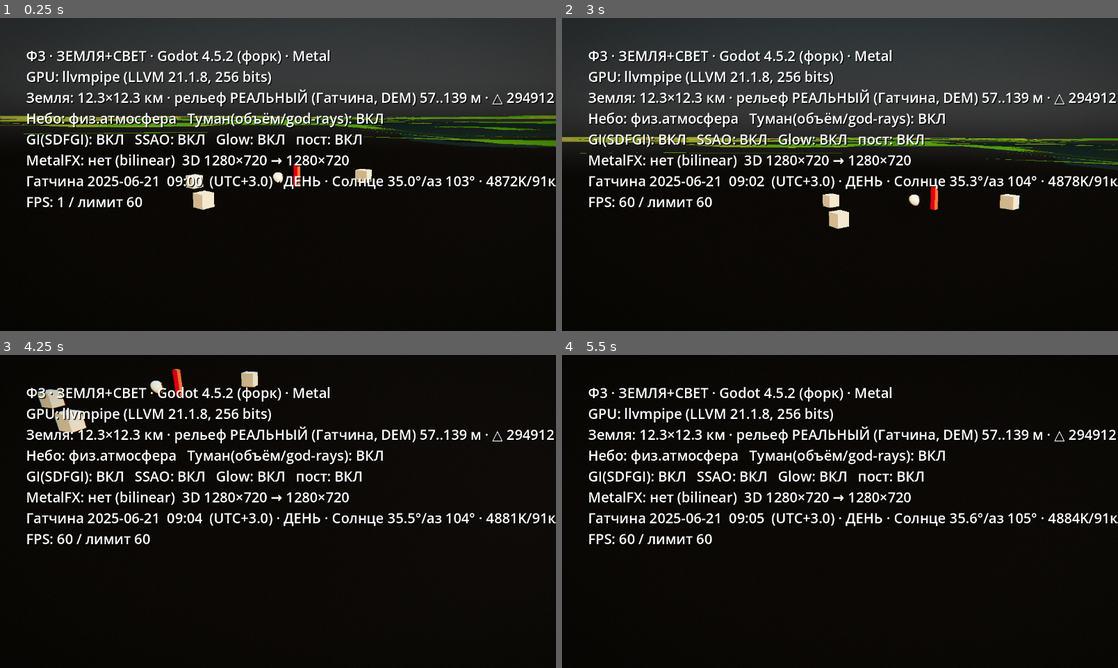
Above: before the commit, frames 1-4 (two rows, left to right).
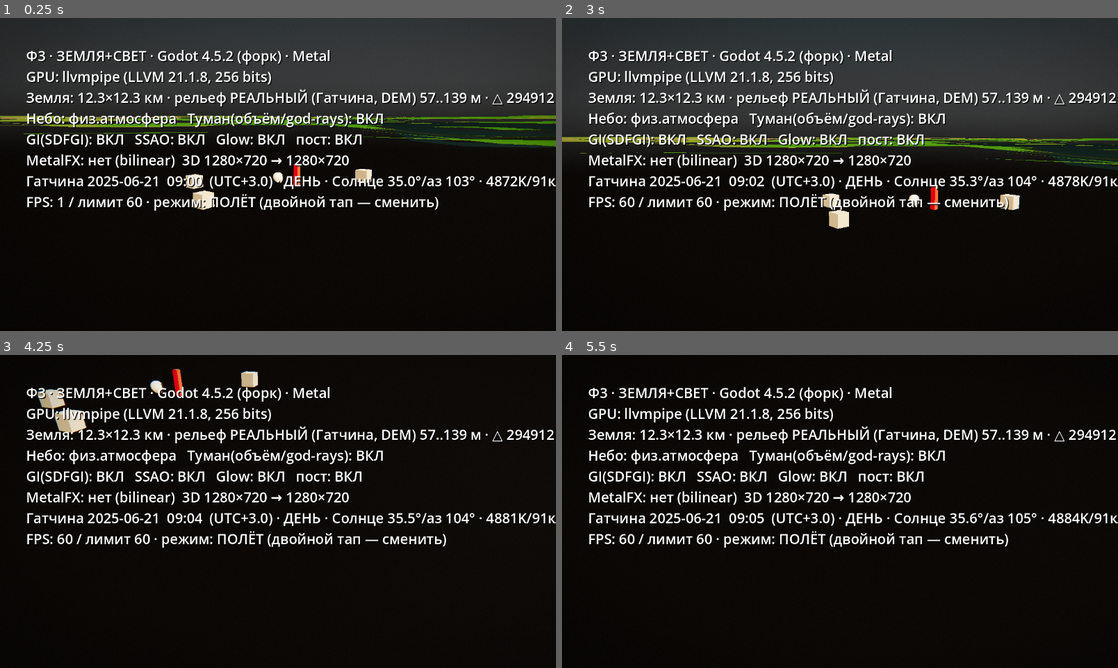
Above: after the commit, the same moments.

Repository: B760m670/mmorpg3dnew
Game: Godot game, scene res://scenes/light_stage.tscn
The game is run twice, just before and just after one commit, with the same random seed, the same clock (stepped at 60 frames per second) and the same inputs.
Inputs (mouse positions are in pixels of both pictures, inside the frame that each line leads up to):
- Up to frame 1 (0.25 s): no input
- Up to frame 2 (3 s): move the mouse to (962, 158) at 0.52 s; click (962, 158) at 0.67 s; drag from (728, 190) to (812, 237) at 1.27 s; tap Enter at 2 s; move the mouse to (895, 105) at 2.02 s; click (895, 105) at 2.17 s; drag from (812, 237) to (673, 127) at 2.77 s
- Up to frame 3 (4.25 s): tap Space at 3.5 s; move the mouse to (444, 558) at 3.52 s; click (444, 558) at 3.67 s
- Up to frame 4 (5.5 s): tap Enter at 4.25 s; drag from (673, 464) to (756, 433) at 4.27 s; move the mouse to (867, 511) at 5.02 s; click (867, 511) at 5.17 s

The runs differ from the first frame. In frame 1, 0.8% of the frame differs, in the area x 26-79%, y 56-62%; in frame 2, 0.8%, in the area x 27-81%, y 56-62%; in frame 3, 0.8%; in frame 4, 0.8%.

Commit message:
Режим пешехода: мир глазами жителя (двойной тап полёт↔пешеход)
Первое погружение — то, ради чего мир строится: пользователь не наблюдает
сверху, а входит жителем. FreeCamera теперь два режима:
- ПОЛЁТ (стройка/инспекция) — как было;
- ПЕШЕХОД: глаза 1.7 м, левая половина экрана — виртуальный стик движения
  (дальше потянул — быстрее, до бега 6.5 м/с), правая — взгляд без инверсии,
  ноги держит реальный рельеф (плавно по склонам).
Переключение двойным тапом, без кнопок и меню. При выходе в полёт камера
поднимается на 25 м, чтобы не стартовать «в траве». HUD показывает режим.

Co-Authored-By: Claude Fable 5 <noreply@anthropic.com>
Claude-Session: https://claude.ai/code/session_011pJt8xA6v8KEwtPnSYGg9D

Diff:
--- a/game2/scripts/world/free_camera.gd
+++ b/game2/scripts/world/free_camera.gd
@@ -1,25 +1,29 @@
 class_name FreeCamera
 extends Camera3D
-## Инструмент обзора (не «фича»): свободная камера по касаниям, без интерфейса.
+## Инструмент обзора и ПЕРВОЕ ПОГРУЖЕНИЕ. Два режима, переключение ДВОЙНЫМ ТАПОМ:
 ##
-## ОДИН палец (в любом месте) — поворот, без инверсии. Палец вниз → камера вниз,
-##   вверх → вверх; палец вправо → камера налево, влево → камера направо. Поворот
-##   следует за пальцем (скорость = скорость пальца). Yaw без предела (360°),
-##   pitch ограничен ±89° (без переворота горизонта).
-## ДВА пальца — зум + перенос. Разводишь пальцы → приближение, сводишь →
-##   отдаление (доллирование вдоль взгляда, как в фото). Смещение двух пальцев →
-##   «схвати мир»: сцена едет за пальцами (то, что под пальцами, следует за ними).
-## СКОРОСТЬ переноса/зума растёт с высотой над землёй: у земли — медленно и
-##   точно, высоко — быстро. Так регулировка удобна на масштабах планеты без
-##   меню. Потолок высоты — уровень облаков.
+## ПОЛЁТ (стройка/инспекция):
+##   один палец — поворот (без инверсии: вниз→вниз, вправо→налево);
+##   два пальца — зум (развёл=ближе) + перенос «схвати мир»;
+##   скорость ∝ высоте, потолок — облака.
+## ПЕШЕХОД (мир глазами жителя, глаза 1.7 м):
+##   ЛЕВАЯ половина экрана — виртуальный стик движения (куда потянул — туда
+##   идёшь, дальше потянул — быстрее, до бега);
+##   ПРАВАЯ половина — взгляд (те же правила, без инверсии);
+##   ноги держит рельеф — вниз не провалишься, вверх не улетишь.
+## Без кнопок и меню.
 
 @export var rot_sensitivity: float = 0.0026        # рад/пиксель (поворот за пальцем)
 @export var pan_gain: float = 0.0016               # перенос: доля от высоты на пиксель
 @export var dolly_gain: float = 0.0022             # зум: доля от высоты на пиксель
-@export var cloud_level: float = 2500.0            # потолок высоты (пока хватит)
+@export var cloud_level: float = 2500.0            # потолок высоты (полёт)
 @export var min_speed_alt: float = 3.0             # мин. «высота» для скорости у земли
+@export var eye_height: float = 1.7                # рост глаз пешехода, м
+@export var walk_speed: float = 1.6                # шаг, м/с
+@export var run_speed: float = 6.5                 # бег (стик до упора), м/с
 
-var terrain: Terrain                               # для высоты земли (скорость/потолок)
+var terrain: Terrain                               # для высоты земли
+var mode: String = "fly"                           # "fly" | "walk"
 
 var _yaw: float = 0.0
 var _pitch: float = -0.15
@@ -27,6 +31,17 @@
 var _two_active: bool = false
 var _prev_centroid: Vector2 = Vector2.ZERO
 var _prev_dist: float = 0.0
+
+# двойной тап
+var _press_pos: Dictionary = {}                    # индекс → позиция нажатия
+var _press_time: Dictionary = {}                   # индекс → время нажатия, мс
+var _last_tap_ms: int = -100000
+var _last_tap_pos: Vector2 = Vector2.ZERO
+
+# пешеход: виртуальный стик
+var _move_idx: int = -1
+var _move_origin: Vector2 = Vector2.ZERO
+var _move_vec: Vector2 = Vector2.ZERO              # -1..1
 
 func setup(pos: Vector3, look_at_target: Vector3) -> void:
 	position = pos
@@ -36,7 +51,8 @@
 	_apply_orientation()
 
 func _ready() -> void:
-	far = 8000.0
+	if far < 8000.0:
+		far = 8000.0
 
 func _apply_orientation() -> void:
 	_pitch = clampf(_pitch, deg_to_rad(-89.0), deg_to_rad(89.0))
@@ -46,7 +62,6 @@
 	return terrain.height(x, z) if terrain != null else 0.0
 
 func _speed_scale() -> float:
-	# скорость ∝ высоте над землёй (у земли медленно, высоко быстро)
 	var alt := position.y - _ground_y(position.x, position.z)
 	return maxf(alt, min_speed_alt)
 
@@ -54,19 +69,64 @@
 	if event is InputEventScreenTouch:
 		if event.pressed:
 			_touches[event.index] = event.position
+			_press_pos[event.index] = event.position
+			_press_time[event.index] = Time.get_ticks_msec()
+			if mode == "walk" and _move_idx == -1 \
+					and event.position.x < get_viewport().get_visible_rect().size.x * 0.5:
+				_move_idx = event.index
+				_move_origin = event.position
+				_move_vec = Vector2.ZERO
 		else:
+			_check_double_tap(event)
 			_touches.erase(event.index)
-		_two_active = false                          # сброс базы жеста при смене числа пальцев
+			_press_pos.erase(event.index)
+			_press_time.erase(event.index)
+			if event.index == _move_idx:
+				_move_idx = -1
+				_move_vec = Vector2.ZERO
+		_two_active = false
 	elif event is InputEventScreenDrag:
 		_touches[event.index] = event.position
+		if mode == "walk":
+			if event.index == _move_idx:
+				_move_vec = (event.position - _move_origin) / 130.0
+				if _move_vec.length() > 1.0:
+					_move_vec = _move_vec.normalized()
+			else:
+				_rotate_by(event.relative)
+			return
 		var n := _touches.size()
 		if n == 1:
 			_rotate_by(event.relative)
 		elif n >= 2:
 			_two_finger()
 
+func _check_double_tap(event: InputEventScreenTouch) -> void:
+	# тап = короткое нажатие без движения; два тапа рядом подряд → смена режима
+	var now := Time.get_ticks_msec()
+	var t0: int = _press_time.get(event.index, -1)
+	var p0: Vector2 = _press_pos.get(event.index, event.position)
+	if t0 < 0 or now - t0 > 260 or p0.distance_to(event.position) > 24.0:
+		return
+	if now - _last_tap_ms < 380 and _last_tap_pos.distance_to(event.position) < 90.0:
+		_last_tap_ms = -100000
+		_toggle_mode()
+	else:
+		_last_tap_ms = now
+		_last_tap_pos = event.position
+
+func _toggle_mode() -> void:
+	if mode == "fly":
+		mode = "walk"
+		_move_idx = -1
+		_move_vec = Vector2.ZERO
+	else:
+		mode = "fly"
+		# отойти от земли, чтобы полёт не начинался «в траве»
+		position.y = maxf(position.y, _ground_y(position.x, position.z) + 25.0)
+
 func _rotate_by(rel: Vector2) -> void:
-	# палец вправо (rel.x>0) → поворот налево; палец вниз (rel.y>0) → камера ВНИЗ (без инверсии)
+	# палец вправо → поворот налево; палец вниз → камера ВНИЗ (без инверсии)
 	_yaw += rel.x * rot_sensitivity
 	_pitch += rel.y * rot_sensitivity
 	_apply_orientation()
@@ -82,20 +142,33 @@
 		_prev_centroid = centroid
 		_prev_dist = dist
 		return
-	var d_dist := dist - _prev_dist                  # >0 развёл (дальше), <0 свёл (ближе)
+	var d_dist := dist - _prev_dist
 	var d_centroid := centroid - _prev_centroid
 	_prev_dist = dist
 	_prev_centroid = centroid
 
 	var s := _speed_scale()
 	var b := transform.basis
-	# доллирование вдоль взгляда: развёл пальцы → ближе, свёл → дальше (как в фото)
+	# зум: развёл пальцы → ближе, свёл → дальше (как в фото)
 	position += (-b.z) * d_dist * dolly_gain * s
-	# перенос «схвати мир»: сцена едет за пальцами (без инверсии для пользователя) —
-	# пальцы вверх → содержимое вверх (камера вниз), пальцы вправо → содержимое вправо
+	# перенос «схвати мир»: сцена едет за пальцами
 	position -= b.x * d_centroid.x * pan_gain * s
 	position += b.y * d_centroid.y * pan_gain * s
 
-func _process(_delta: float) -> void:
+func _process(delta: float) -> void:
+	if mode == "walk":
+		# движение по стику относительно взгляда (в плоскости земли)
+		if _move_vec.length_squared() > 0.0004:
+			var fwd := Vector3(-sin(_yaw), 0.0, -cos(_yaw))
+			var right := Vector3(cos(_yaw), 0.0, -sin(_yaw))
+			var mag := _move_vec.length()
+			var speed := lerpf(walk_speed, run_speed, clampf((mag - 0.35) / 0.65, 0.0, 1.0))
+			var dir := (right * _move_vec.x + fwd * (-_move_vec.y))
+			if dir.length_squared() > 0.001:
+				position += dir.normalized() * speed * mag * delta
+		# ноги на рельефе, глаза 1.7 м (плавно по склонам)
+		var target_y := _ground_y(position.x, position.z) + eye_height
+		position.y = lerpf(position.y, target_y, minf(1.0, delta * 12.0))
+		return
 	var gy := _ground_y(position.x, position.z)
 	position.y = clampf(position.y, gy + 1.5, cloud_level)
--- a/game2/scripts/world/light_stage.gd
+++ b/game2/scripts/world/light_stage.gd
@@ -346,7 +346,9 @@
 			"ВКЛ" if ENABLE_POST else "выкл"] \
 		+ "MetalFX: %s (%s)  3D %d×%d → %d×%d\n" % [mfx, mode, inr.x, inr.y, int(out.x), int(out.y)] \
 		+ _clock_line() \
-		+ "FPS: %d / лимит %d" % [Engine.get_frames_per_second(), Engine.max_fps]
+		+ "FPS: %d / лимит %d · режим: %s (двойной тап — сменить)" % [
+			Engine.get_frames_per_second(), Engine.max_fps,
+			"ПЕШЕХОД" if _cam != null and _cam.mode == "walk" else "ПОЛЁТ"]
 
 func _terrain_line() -> String:
 	if _terrain == null:
